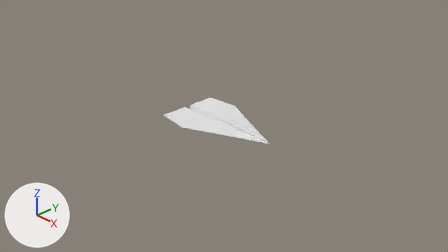
The Blender file blender/player.blend, before and after one commit.
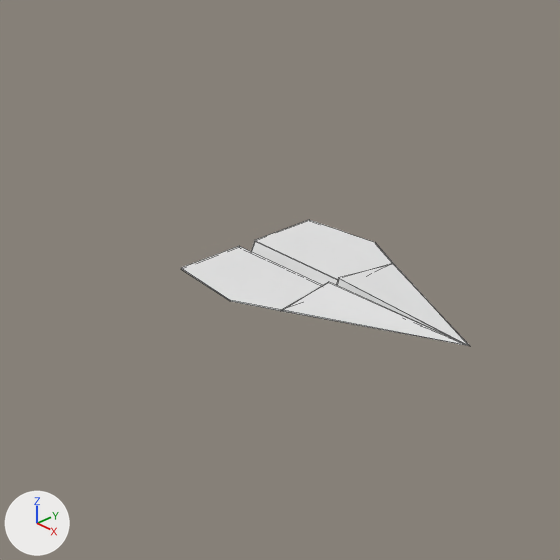
Each version appears first from the file's camera 'Camera', and next in a close-up on the part from 22% to 68% of the width and 7% to 88% of the height. The lights are fixed; the arrows at lower left show +X, +Y and +Z. The close-ups show mesh edges as thin lines.
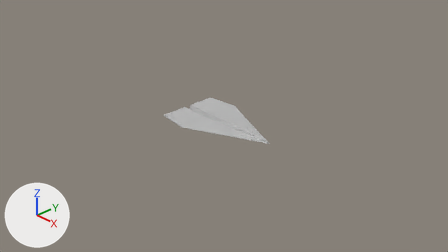
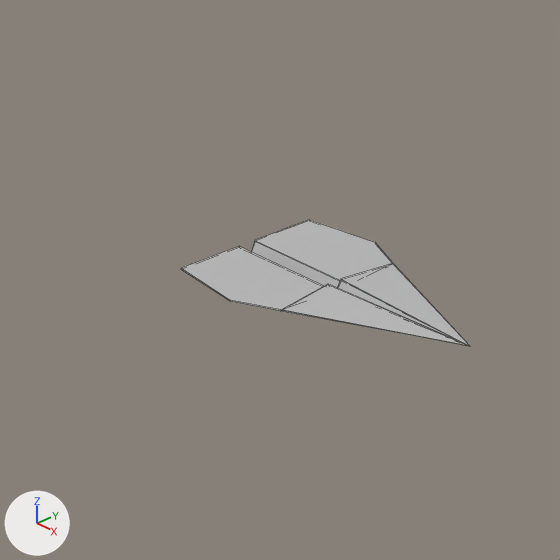
Commit message: Updated player model

Where the change shows, as pixel boxes [x1, y1, x2, y2] in the close-ups (560 x 560 px; the box of a moved part takes in the faces that stretch with it):
part 1 of me_plane_001, moved or reshaped: [281, 263, 470, 346] in both
part 2 of me_plane_001, recoloured (white to grey): [181, 220, 393, 311] in both

What the commit changed:
Material 'Material.002' (mat_material_002) is new.
Its base color is (0.5, 0.5, 0.5) (grey #bcbcbc).
me_plane_001 is used by ob_plane; location (0.0, 0.0, 0.0).
me_plane_001 had 32 vertices, 36 faces and spanned x -1.0..1.14, y -0.66..0.66, z -0.15..0.03.
me_plane_001 now has 42 vertices, 45 faces and spans x -1.0..1.14, y -0.66..0.66, z -0.15..0.02.
Part 1, on me_plane_001:
2 vertices are removed from x -0.11..1.13, y 0.0, z -0.09..0.01.
18 faces are deleted.
3 vertices move from x -0.1, y -0.05..0.05, z 0.02..0.03 to x -0.11..-0.1, y -0.06..0.07, z 0.01.
12 vertices are added at x -0.11..1.14, y -0.52..0.52, z -0.08..0.01.
27 new faces join them.
me_plane_001 part 2: 18 faces spanning x -1.0..0.22, y -0.66..0.66, z -0.15..0.02 switch from no material to mat_material_002 (grey #bcbcbc).
